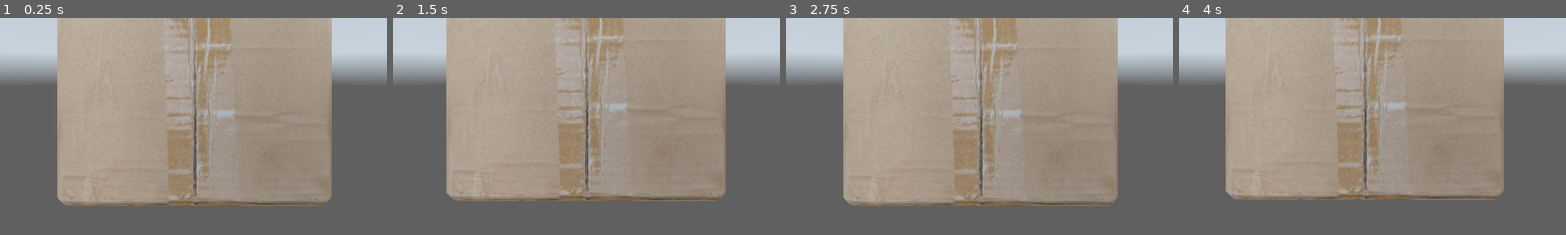
Above: before the commit, frames 1-4 (left to right).
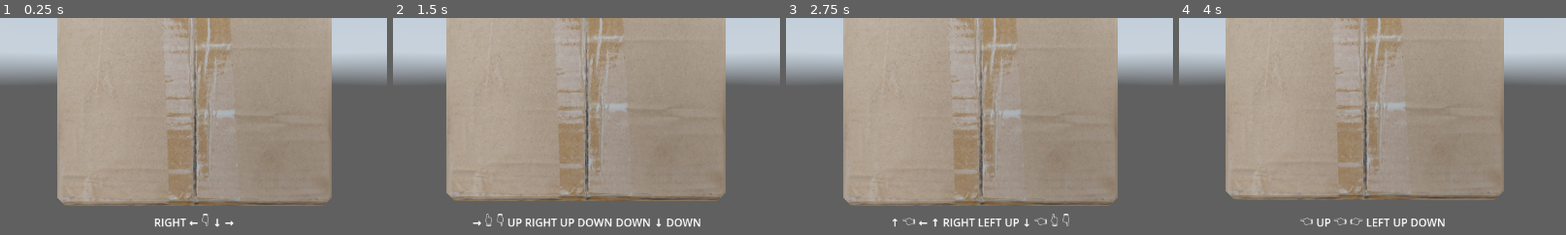
Above: after the commit, the same moments.

Repository: igormsiqueira0/cube-rotator
Game: Godot game, scene res://node_3d.tscn
Two runs of this game, one before a commit and one after it. Both use one fixed random seed, a clock stepped at 60 frames per second and the inputs below. A sky picture missing from this copy of the repository is replaced by a grey-blue gradient.
Inputs (mouse positions are % of the whole screen's width and height, from its top left):
- Up to frame 1 (0.25 s): no input
- Up to frame 2 (1.5 s): tap Enter (ui_accept) at 0.5, 0.6, 0.77, 1.07 s; move the mouse to (55, 50) at 0.52 s; move the mouse to (45, 50) at 1.27 s; right-click (45, 50) at 1.35 s
- Up to frame 3 (2.75 s): tap Enter (ui_accept) at 1.52, 1.55, 1.82, 2.3 s; move the mouse to (52, 48) at 2.02 s; click (52, 48) at 2.1 s
- Up to frame 4 (4 s): tap Enter (ui_accept) at 2.75, 2.85, 3.02, 3.32, 3.77, 3.8 s; move the mouse to (49, 52) at 2.77 s; move the mouse to (57, 51) at 3.52 s; right-click (57, 51) at 3.6 s
The pictures show only the part of the screen within x 25-75%, y 38-88%; the shares and areas given below are measured in that part.

The runs differ from the first frame. In frame 1, 0.3% of the frame differs, in the area x 39-61%, y 90-97%; in frame 2, 1.1%, in the area x 20-80%, y 90-97%; in frame 3, 0.7%; in frame 4, 0.6%.

Commit message:
Adding v0 indicators

Diff:
--- a/canvas_layer.gd
+++ b/canvas_layer.gd
@@ -8,6 +8,20 @@
 var health = 3
 var can_take_damage: bool = true
 var player_data: PlayerData
+
+var indicator_directions = ["up", "down", "left", "right"]
+var indicator_types = ["arrow", "finger", "text"]
+var indicator_symbols = {
+	"up":    ["↑", "👆", "UP"],
+	"down":  ["↓", "👇", "DOWN"],
+	"left":  ["←", "👈", "LEFT"],
+	"right": ["→", "👉", "RIGHT"]
+}
+var indicators = []
+var majority_direction = ""
+
+@onready var indicator_container: HBoxContainer = $Control/MarginContainer/IndicatorsContainer
+# TODO: increase indicator bar size, ensure one direction is most frequent
 
 @onready var progress_bar: ProgressBar = $Control/MarginContainer/VBoxContainer/PanelContainer/ProgressBar
 @onready var score_label: Label = $Control/MarginContainer/VBoxContainer/PanelContainer/ScoreLabel
@@ -25,6 +39,37 @@
 		hearts_list.append(child)
 
 	damage_cooldown_timer.timeout.connect(_on_damage_cooldown_timeout)
+
+	generate_and_render_indicators()
+func generate_and_render_indicators():
+	indicators.clear()
+	var direction_count = {"up": 0, "down": 0, "left": 0, "right": 0}
+	var total = randi_range(5, 11)
+	for i in total:
+		var dir = indicator_directions[randi() % indicator_directions.size()]
+		var type_idx = randi() % indicator_types.size()
+		var symbol = indicator_symbols[dir][type_idx]
+		indicators.append({"direction": dir, "type": indicator_types[type_idx], "symbol": symbol})
+		direction_count[dir] += 1
+	# Find majority direction
+	var max_count = -1
+	for d in direction_count.keys():
+		if direction_count[d] > max_count:
+			max_count = direction_count[d]
+			majority_direction = d
+	render_indicators()
+
+func render_indicators():
+	for child in indicator_container.get_children():
+		child.queue_free()
+	for ind in indicators:
+		var lbl = Label.new()
+		lbl.text = str(ind["symbol"])
+		lbl.add_theme_color_override("font_color", Color(1,1,1))
+		indicator_container.add_child(lbl)
+
+func next_round():
+	generate_and_render_indicators()
 
 func increment_score() -> void:
 	if health > 0:
@@ -63,6 +108,8 @@
 		take_damage()
 	if Input.is_action_just_pressed("ui_restart"): # R
 		get_tree().reload_current_scene()
+	if Input.is_action_just_pressed("ui_accept"): # ENTER for next round (example)
+		next_round()
 
 func _process(delta: float) -> void:
 	progress_bar.value = score
--- a/node_3d.tscn
+++ b/node_3d.tscn
@@ -134,5 +134,12 @@
 texture = ExtResource("3_a0tk4")
 expand_mode = 4
 
+[node name="IndicatorsContainer" type="HBoxContainer" parent="CanvasLayer/Control/MarginContainer"]
+custom_minimum_size = Vector2(0, 60)
+layout_mode = 2
+size_flags_horizontal = 4
+size_flags_vertical = 8
+alignment = 1
+
 [node name="DamageCooldownTimer" type="Timer" parent="CanvasLayer"]
 one_shot = true
